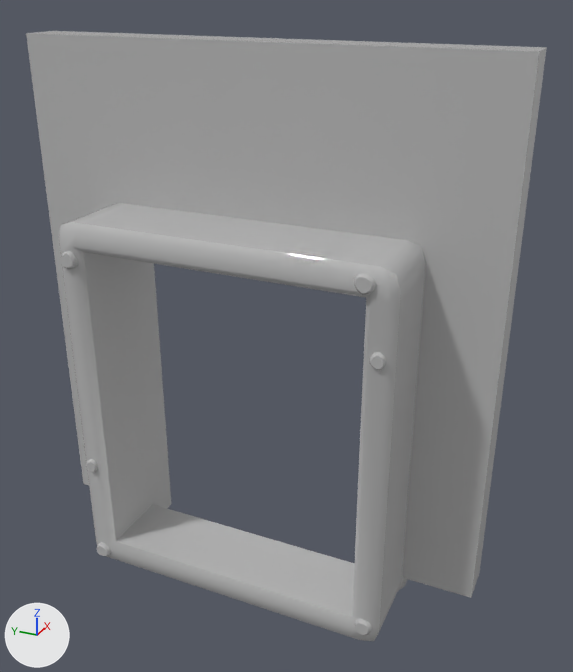
One commit to the FBX model Assets/FPV/03_Art/03_KitModulaire/02_Aeration/SM_Porte_Aeration.fbx: the scene before it, then after it.
Rendered twice from a 50 mm camera at (-4.61, -2.33, 4.11) aimed at (-0.02, -0.26, 1.82). Arrows for +X, +Y and +Z are at lower left; the lights stay in place. The picture after the commit comes second. Where no turn or scale is listed for an object, it has been applied to the vertices.

Before the edit, the objects in view are built like this:
```python
me_mesh = bpy.data.meshes.new('Mesh')
me_mesh.from_pydata(...)  # 298 vertices, 524 faces; spans x -0.61..0.28, y -1.72..1.72, z -0.19..3.74
me_mesh.materials.append(mat_material__136)  # grey #bcbcbc
ob_sm_porte_aeration = bpy.data.objects.new('SM_Porte_Aeration', me_mesh)
ob_sm_porte_aeration.location = (0.0, 0.0, 0.0)
```
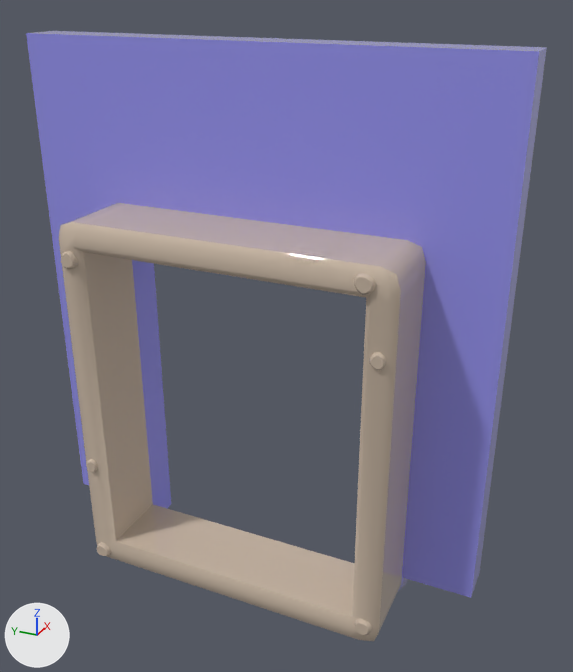
Boxes [x1, y1, x2, y2] around the edits, measured in the pictures (573 x 672 px):
part 1 of me_mesh, recoloured (grey to blue): [26, 31, 547, 598] in both
part 2 of me_mesh, recoloured (grey to beige): [59, 203, 426, 641] in both

Edits to the bpy script that builds the scene:
```text
Add mat_02___default:
    mat_02___default = principled_material('02 - Default')
    mat_02___default.base_color = (0.599, 0.487, 0.385)  # beige #cbb9a7
    mat_02___default.roughness = 0.0
Add mat_01___default:
    mat_01___default = principled_material('01 - Default')
    mat_01___default.base_color = (0.31, 0.299, 0.862)  # blue #9795ef
    mat_01___default.roughness = 0.0
Change me_mesh:
    where me_mesh.from_pydata(...)  # 298 vertices, 524 faces; spans x -0.61..0.28, y -1.72..1.72, z -0.19..3.74
    used by ob_sm_porte_aeration; location = (0.0, 0.0, 0.0)
    me_mesh part 1: all 116 faces centred in x 0.0..0.28, y -1.72..1.72, z -0.19..3.74 switch from mat_material__136 (grey #bcbcbc) to mat_01___default (blue #9795ef)
    me_mesh part 2: all 408 faces centred in x -0.61..-0.18, y -1.2..1.2, z -0.19..2.61 switch from mat_material__136 (grey #bcbcbc) to mat_02___default (beige #cbb9a7)
```
